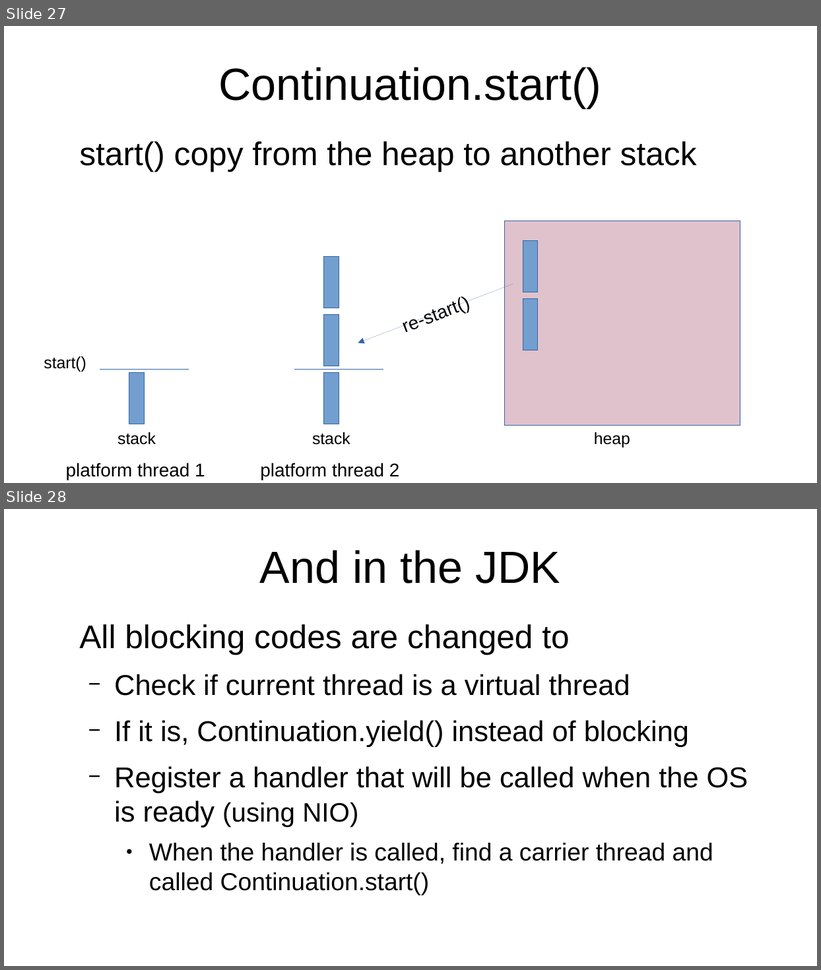
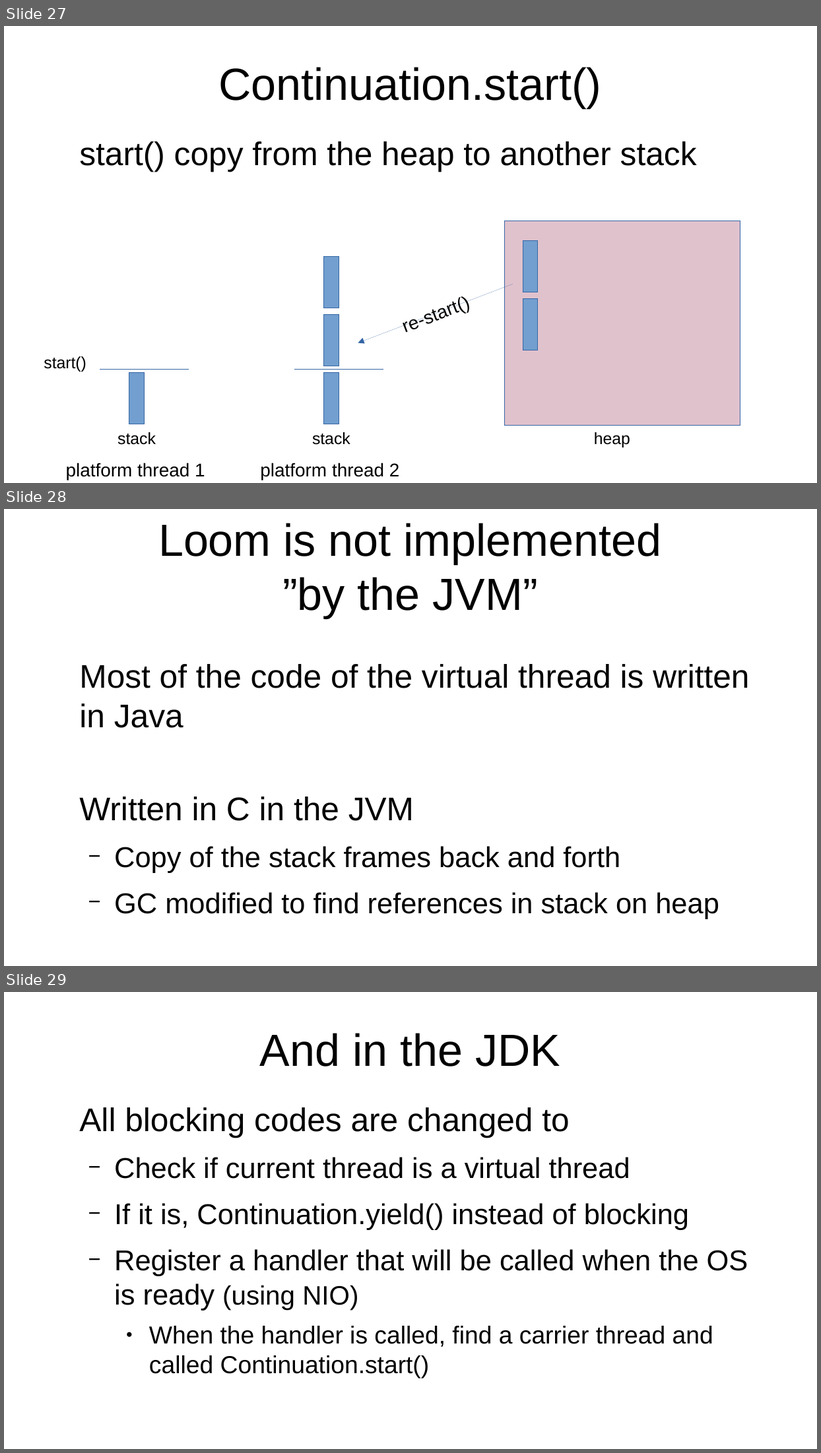
Before and after one commit to forax/loom-fiber, a slide deck: loom is looming.odp. Shown one above the other, each under a label of ours: slides 27 and 28 before the commit, slides 27, 28 and 29 after it. The pictures are 821x970 and 821x1453 pixels, drawn with LibreOffice and Linux fonts; fonts in the diff are those of the drawing. Boxes give left, top, right and bottom in pixels: in the first picture for what was removed or moved away, otherwise in the second. Text is boxed around its words. In the diff, an @@ line names an element or a change of style, - is before the commit and + after.

Commit message:
loom implementation: Java platform vs JVM

```diff
--- a/loom is looming.odp
+++ b/loom is looming.odp
@@ slide 28 added at (4,509,817,966), background #FFFFFF @@
@@ title added at (158,523,662,619), 44 pt, text #000000 @@
+Loom is not implemented
+”by the JVM”
@@ text added at (79,664,749,920), 28 pt, text #000000 @@
+Most of the code of the virtual thread is written in Java
+Written in C in the JVM
+  − Copy of the stack frames back and forth
+  − GC modified to find references in stack on heap
@@ what was slide 28 is now slide 29 @@
```
Also in this commit, not shown: 8 slides changed, 1 other file.
